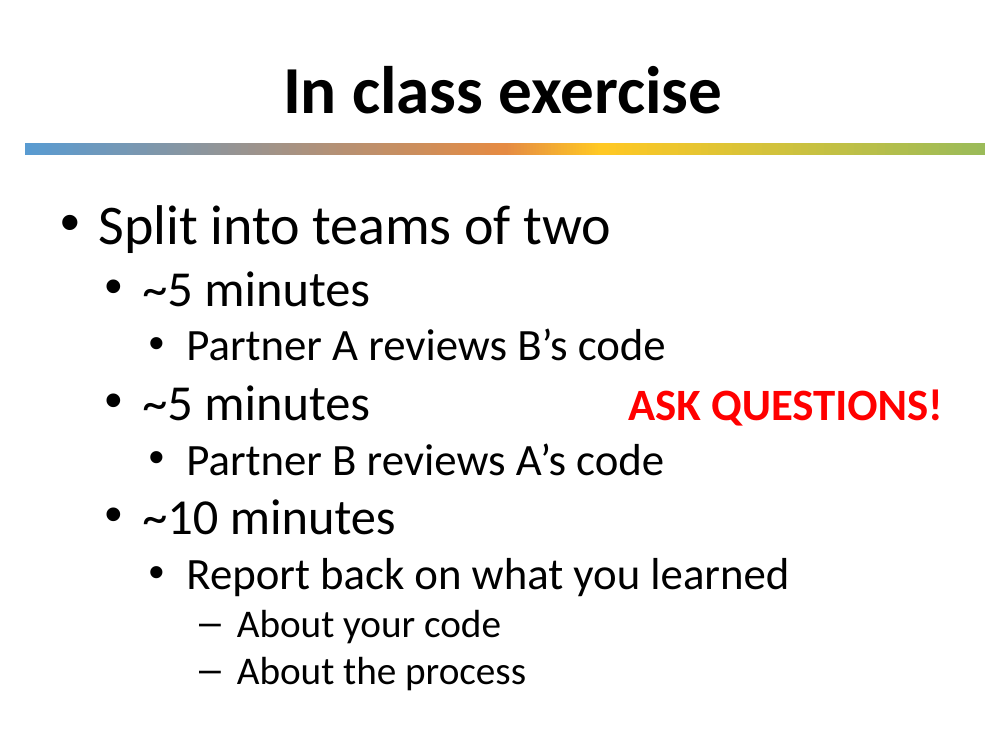
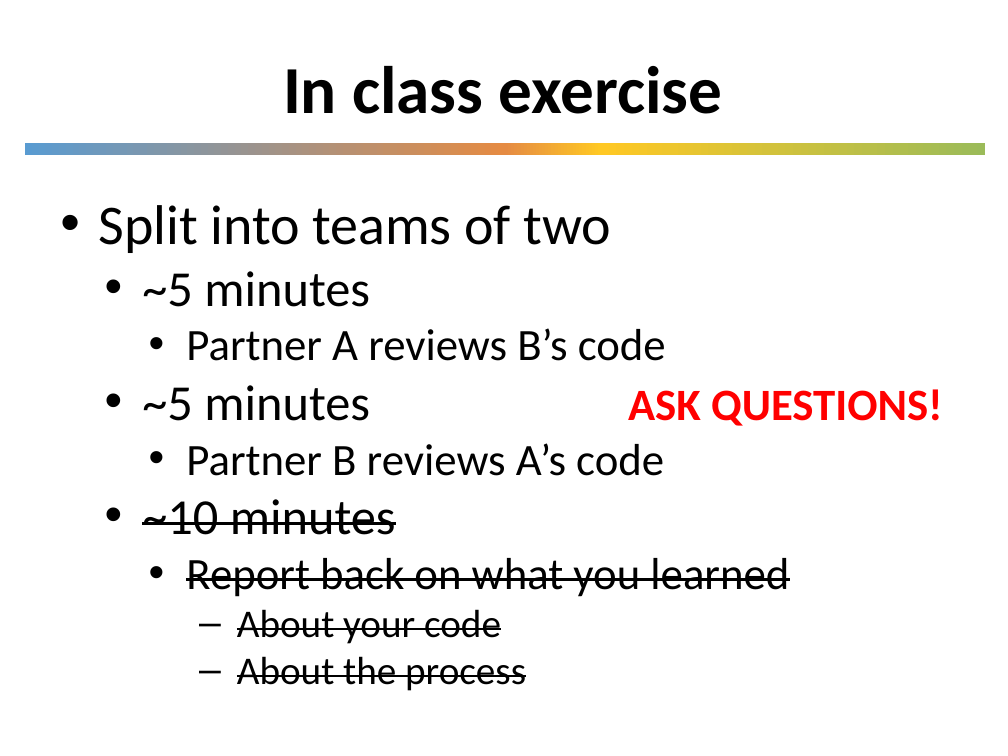
Before and after one commit to UWDIRECT/UWDIRECT.github.io, a slide deck: slide 5 of Wi20_content/SEDS/L10.Communication.pptx (slide 8 before the commit). Drawn at 1008x756 pixels with LibreOffice and Linux fonts; fonts in the diff are those of the drawing; background and template pictures are left out. Boxes give left, top, right and bottom in pixels: in the first picture for what was removed or moved away, otherwise in the second. Text is boxed around its words. In the diff, an @@ line names an element or a change of style, - is before the commit and + after.

```diff
--- a/Wi20_content/SEDS/L10.Communication.pptx
+++ b/Wi20_content/SEDS/L10.Communication.pptx
@@ text at [142, 499, 789, 691]: strikethrough on in "~10 minutes", "Report back on what you learned", "About your code", "About the process" @@
```
Also in this commit, not shown: 2 other slides changed, 4 slides removed, 11 other files.
